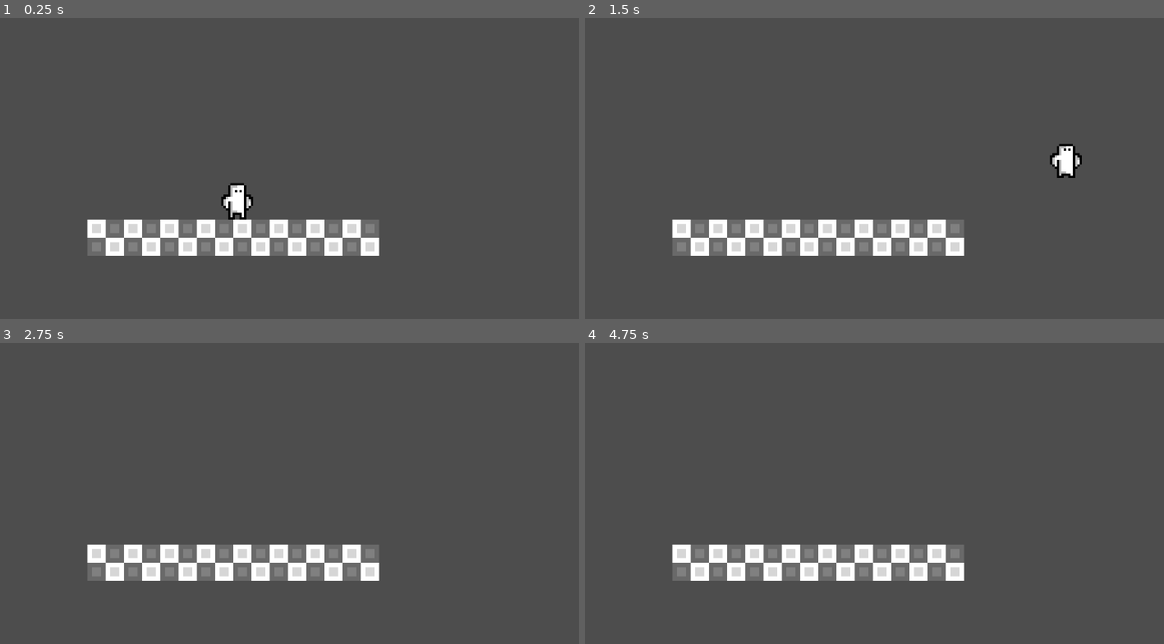
Above: before the commit, frames 1-4 (two rows, left to right).
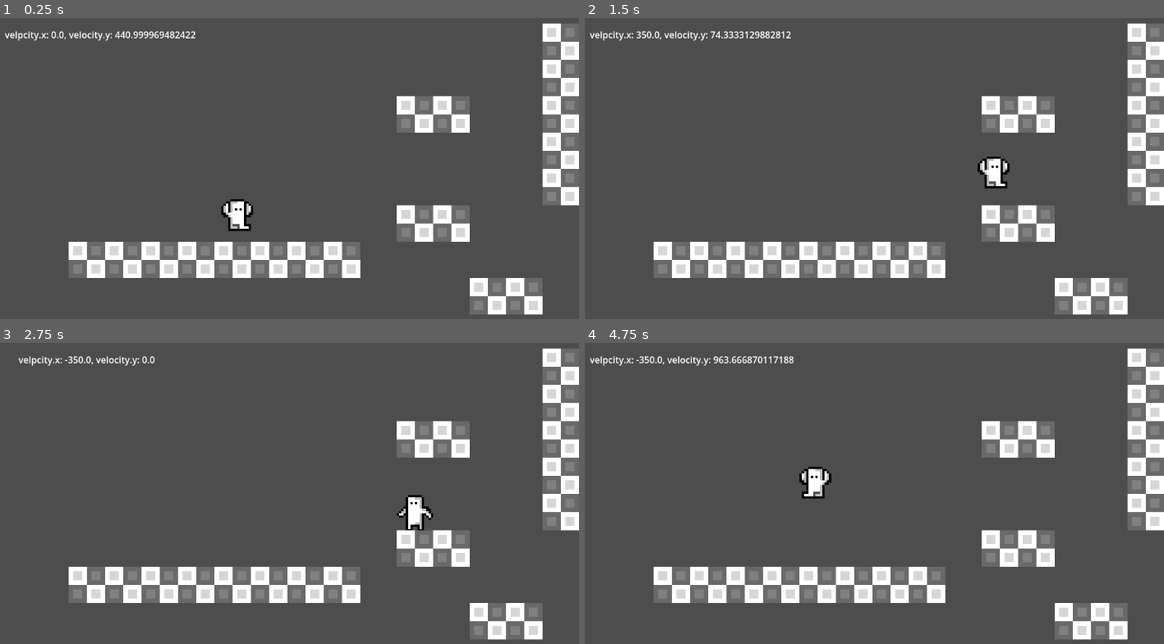
Above: after the commit, the same moments.

Repository: serehin-denis/godot-first-project-ever
Game: Godot game, scene res://world.tscn
The game is run twice, just before and just after one commit, with the same random seed, the same clock (stepped at 60 frames per second) and the same inputs.
Inputs:
- Up to frame 1 (0.25 s): no input
- Up to frame 2 (1.5 s): tap Enter (ui_accept) at 0.5, 0.6, 0.77, 1.07, 1.35 s; hold D (ui_right) from 0.53 s (still down)
- Up to frame 3 (2.75 s): tap Enter (ui_accept) at 1.52, 1.82, 2.1 s; release D (ui_right) at 2.03 s; hold A (ui_left) from 2.03 s (still down)
- Up to frame 4 (4.75 s): release A (ui_left) at 2.78 s; hold D (ui_right) 2.78-4.28 s; tap Enter (ui_accept) at 2.85, 3.02, 3.32, 3.6, 3.77, 4.07, 4.35, 4.52 s; hold A (ui_left) from 4.28 s (still down)

The runs differ from the first frame. In frame 1, 17% of the frame differs, in the area x 0-100%, y 1-99%; in frame 2, 18%; in frame 3, 17%; in frame 4, 17%.

Commit message:
update: new animations and better movement

Diff:
--- a/components/player.gd
+++ /dev/null
@@ -1,34 +0,0 @@
-extends CharacterBody2D
-
-# параметры персонажа
-const SPEED = 450.0
-const JUMP_VELOCITY = -600.0
-const GRAVITY_MULTIPIER = 2.2
-
-#
-func flip_img(direction):
-	if direction > 0: $AnimatedSprite2D.scale.x = 1
-	elif direction < 0: $AnimatedSprite2D.scale.x = -1
-
-func _physics_process(delta: float) -> void:
-	# Add the gravity.
-	if not is_on_floor():
-		if velocity.y > 0: velocity += get_gravity() * delta * GRAVITY_MULTIPIER
-		else: velocity += get_gravity() * delta
-
-
-	# Handle jump.
-	if Input.is_action_just_pressed("ui_accept") and is_on_floor():
-		velocity.y = JUMP_VELOCITY
-	if Input.is_action_just_released("ui_accept") and velocity.y < 0: velocity.y /= 2
-
-	# Get the input direction and handle the movement/deceleration.
-	# As good practice, you should replace UI actions with custom gameplay actions.
-	var direction := Input.get_axis("ui_left", "ui_right")
-	flip_img(velocity.x)
-	if direction:
-		velocity.x = direction * SPEED
-	else:
-		velocity.x = move_toward(velocity.x, 0, SPEED)
-
-	move_and_slide()
--- a/components/player.tscn
+++ b/components/player.tscn
@@ -1,7 +1,10 @@
 [gd_scene format=3 uid="uid://hshbg4rrqljx"]
 
-[ext_resource type="Script" uid="uid://6ok6ni6av8rx" path="res://components/player.gd" id="1_onrkg"]
+[ext_resource type="Script" uid="uid://6ok6ni6av8rx" path="res://scripts/player.gd" id="1_onrkg"]
+[ext_resource type="Texture2D" uid="uid://w1tlaj1x0hlu" path="res://assets/player animations/fall.png" id="2_1kub6"]
 [ext_resource type="Texture2D" uid="uid://sl482wejw4sf" path="res://assets/player animations/idle.png" id="2_51jd6"]
+[ext_resource type="Texture2D" uid="uid://d1hve0ff4b4w0" path="res://assets/player animations/run.png" id="3_uapwn"]
+[ext_resource type="Texture2D" uid="uid://dkdbe03gooiby" path="res://assets/player animations/jump.png" id="4_kuobi"]
 
 [sub_resource type="RectangleShape2D" id="RectangleShape2D_onrkg"]
 size = Vector2(14, 16)
@@ -26,8 +29,48 @@
 atlas = ExtResource("2_51jd6")
 region = Rect2(64, 0, 16, 16)
 
+[sub_resource type="AtlasTexture" id="AtlasTexture_couud"]
+atlas = ExtResource("3_uapwn")
+region = Rect2(0, 0, 16, 17)
+
+[sub_resource type="AtlasTexture" id="AtlasTexture_pir3r"]
+atlas = ExtResource("3_uapwn")
+region = Rect2(16, 0, 16, 17)
+
+[sub_resource type="AtlasTexture" id="AtlasTexture_mm1xv"]
+atlas = ExtResource("3_uapwn")
+region = Rect2(32, 0, 16, 17)
+
+[sub_resource type="AtlasTexture" id="AtlasTexture_qe8hj"]
+atlas = ExtResource("3_uapwn")
+region = Rect2(48, 0, 16, 17)
+
+[sub_resource type="AtlasTexture" id="AtlasTexture_eju5v"]
+atlas = ExtResource("3_uapwn")
+region = Rect2(64, 0, 16, 17)
+
+[sub_resource type="AtlasTexture" id="AtlasTexture_7ta67"]
+atlas = ExtResource("3_uapwn")
+region = Rect2(80, 0, 16, 17)
+
+[sub_resource type="AtlasTexture" id="AtlasTexture_jhk7o"]
+atlas = ExtResource("3_uapwn")
+region = Rect2(96, 0, 16, 17)
+
+[sub_resource type="AtlasTexture" id="AtlasTexture_1wqow"]
+atlas = ExtResource("3_uapwn")
+region = Rect2(112, 0, 16, 17)
+
 [sub_resource type="SpriteFrames" id="SpriteFrames_couud"]
 animations = [{
+"frames": [{
+"duration": 1.0,
+"texture": ExtResource("2_1kub6")
+}],
+"loop": true,
+"name": &"fall",
+"speed": 5.0
+}, {
 "frames": [{
 "duration": 1.0,
 "texture": SubResource("AtlasTexture_uapwn")
@@ -47,6 +90,43 @@
 "loop": true,
 "name": &"idle",
 "speed": 10.0
+}, {
+"frames": [{
+"duration": 1.0,
+"texture": ExtResource("4_kuobi")
+}],
+"loop": true,
+"name": &"jump",
+"speed": 5.0
+}, {
+"frames": [{
+"duration": 0.9,
+"texture": SubResource("AtlasTexture_couud")
+}, {
+"duration": 0.9,
+"texture": SubResource("AtlasTexture_pir3r")
+}, {
+"duration": 0.9,
+"texture": SubResource("AtlasTexture_mm1xv")
+}, {
+"duration": 0.9,
+"texture": SubResource("AtlasTexture_qe8hj")
+}, {
+"duration": 0.9,
+"texture": SubResource("AtlasTexture_eju5v")
+}, {
+"duration": 0.9,
+"texture": SubResource("AtlasTexture_7ta67")
+}, {
+"duration": 0.9,
+"texture": SubResource("AtlasTexture_jhk7o")
+}, {
+"duration": 0.9,
+"texture": SubResource("AtlasTexture_1wqow")
+}],
+"loop": true,
+"name": &"run",
+"speed": 10.0
 }]
 
 [node name="CharacterBody2D" type="CharacterBody2D" unique_id=1899761522]
@@ -60,5 +140,3 @@
 sprite_frames = SubResource("SpriteFrames_couud")
 animation = &"idle"
 autoplay = "idle"
-frame = 4
-frame_progress = 0.65999365
--- /dev/null
+++ b/scripts/player.gd
@@ -0,0 +1,65 @@
+extends CharacterBody2D
+
+const SPEED = 350.0
+const JUMP_VELOCITY = -650.0
+const GRAVITY_MULTIPIER = 2
+const AIR_ACCEL = 30.0
+const DEF_ACCEL = 45
+@export var show_vel: Label
+
+# animations control
+func flip_img(direction):
+	if direction > 0: $AnimatedSprite2D.scale.x = 1
+	elif direction < 0: $AnimatedSprite2D.scale.x = -1
+
+func change_animation():
+	if is_on_floor():
+		if Input.is_action_pressed("ui_left") or Input.is_action_pressed("ui_right"):
+			$AnimatedSprite2D.play("run")
+		else:
+			$AnimatedSprite2D.play("idle")
+	else:
+		if velocity.y >= 0:
+			$AnimatedSprite2D.play("fall")
+		else:
+			$AnimatedSprite2D.play("jump")
+
+# movement
+func _physics_process(delta: float) -> void:
+	# Add the gravity.
+	if not is_on_floor():
+		if velocity.y > 0: velocity += get_gravity() * delta * GRAVITY_MULTIPIER
+		else: velocity += get_gravity() * delta
+
+
+	# Handle jump.
+
+	if Input.is_action_just_pressed("ui_accept") and is_on_floor():
+		velocity.y = JUMP_VELOCITY
+	if Input.is_action_just_released("ui_accept") and velocity.y < 0: velocity.y /= 2
+
+	# Get the input direction and handle the movement/deceleration.
+	# As good practice, you should replace UI actions with custom gameplay actions.
+	var direction = Input.get_axis("ui_left", "ui_right")
+
+	#if direction:
+	#	if is_on_floor():
+	#		velocity.x = direction * SPEED
+	#	else:
+	#		if Input.is_action_just_released("ui_left") or Input.is_action_just_released("ui_right"):
+	#			velocity.x = move_toward(velocity.x, direction * SPEED, 15)
+	#		else:
+	#			velocity.x = direction * SPEED
+	#
+	#else:
+	#	velocity.x = move_toward(velocity.x, 0, SPEED)
+	if is_on_floor():
+		velocity.x = move_toward(velocity.x, direction * SPEED, DEF_ACCEL) if direction else move_toward(velocity.x, 0, SPEED)
+	else:
+		velocity.x = move_toward(velocity.x, direction * SPEED, AIR_ACCEL)
+
+
+	move_and_slide()
+	flip_img(velocity.x)
+	change_animation()
+	show_vel.text = "velpcity.x: %s, velocity.y: %s" % [velocity.x, velocity.y]
--- /dev/null
+++ b/scripts/teleport.gd
@@ -0,0 +1,7 @@
+extends Area2D
+
+@export var out: Marker2D
+
+func _on_body_entered(body: Node2D) -> void:
+	if body.name == "Player" and out != null:
+		body.global_position = out.global_position
--- a/world.tscn
+++ b/world.tscn
@@ -2,45 +2,117 @@
 
 [ext_resource type="PackedScene" uid="uid://chdsw3tlqxcwt" path="res://components/block.tscn" id="1_f3sb7"]
 [ext_resource type="PackedScene" uid="uid://hshbg4rrqljx" path="res://components/player.tscn" id="2_fj7yv"]
+[ext_resource type="Script" uid="uid://vkak3cycxs3q" path="res://scripts/teleport.gd" id="3_tlwt5"]
+
+[sub_resource type="RectangleShape2D" id="RectangleShape2D_fj7yv"]
+size = Vector2(1184, 20)
 
 [node name="world" type="Node2D" unique_id=1004789338]
 
-[node name="CharacterBody2D" parent="." unique_id=1899761522 instance=ExtResource("2_fj7yv")]
+[node name="Player" parent="." unique_id=1899761522 node_paths=PackedStringArray("show_vel") instance=ExtResource("2_fj7yv")]
 position = Vector2(552, 416)
 scale = Vector2(4, 4)
+show_vel = NodePath("../Label")
 
 [node name="platform" type="Node2D" parent="." unique_id=1307931068]
-position = Vector2(288, 512)
+position = Vector2(256, 512)
 scale = Vector2(2, 2)
 
 [node name="StaticBody2D" parent="platform" unique_id=61935357 instance=ExtResource("1_f3sb7")]
-position = Vector2(16.5, -3.5)
+position = Vector2(16, 16)
 scale = Vector2(2, 2)
 
 [node name="StaticBody2D2" parent="platform" unique_id=347556884 instance=ExtResource("1_f3sb7")]
-position = Vector2(48.5, -3.5)
+position = Vector2(48, 16)
 scale = Vector2(2, 2)
 
 [node name="StaticBody2D3" parent="platform" unique_id=426434503 instance=ExtResource("1_f3sb7")]
-position = Vector2(80.5, -3.5)
+position = Vector2(80, 16)
 scale = Vector2(2, 2)
 
 [node name="StaticBody2D4" parent="platform" unique_id=888746064 instance=ExtResource("1_f3sb7")]
-position = Vector2(112.5, -3.5)
+position = Vector2(112, 16)
 scale = Vector2(2, 2)
 
 [node name="StaticBody2D5" parent="platform" unique_id=448759101 instance=ExtResource("1_f3sb7")]
-position = Vector2(208.5, -3.5)
+position = Vector2(208, 16)
 scale = Vector2(2, 2)
 
 [node name="StaticBody2D6" parent="platform" unique_id=1783540578 instance=ExtResource("1_f3sb7")]
-position = Vector2(144.5, -3.5)
+position = Vector2(144, 16)
 scale = Vector2(2, 2)
 
 [node name="StaticBody2D7" parent="platform" unique_id=2005983092 instance=ExtResource("1_f3sb7")]
-position = Vector2(176.5, -3.5)
+position = Vector2(176, 16)
 scale = Vector2(2, 2)
 
 [node name="StaticBody2D8" parent="platform" unique_id=685700738 instance=ExtResource("1_f3sb7")]
-position = Vector2(240.5, -3.5)
+position = Vector2(240, 16)
 scale = Vector2(2, 2)
+
+[node name="StaticBody2D9" parent="platform" unique_id=1842420145 instance=ExtResource("1_f3sb7")]
+position = Vector2(304, -16)
+scale = Vector2(2, 2)
+
+[node name="StaticBody2D18" parent="platform" unique_id=1847581763 instance=ExtResource("1_f3sb7")]
+position = Vector2(304, -112)
+scale = Vector2(2, 2)
+
+[node name="StaticBody2D19" parent="platform" unique_id=1187611497 instance=ExtResource("1_f3sb7")]
+position = Vector2(336, -112)
+scale = Vector2(2, 2)
+
+[node name="StaticBody2D10" parent="platform" unique_id=1767997764 instance=ExtResource("1_f3sb7")]
+position = Vector2(336, -16)
+scale = Vector2(2, 2)
+
+[node name="StaticBody2D11" parent="platform" unique_id=2123611663 instance=ExtResource("1_f3sb7")]
+position = Vector2(432, -48)
+scale = Vector2(2, 2)
+
+[node name="StaticBody2D12" parent="platform" unique_id=73100344 instance=ExtResource("1_f3sb7")]
+position = Vector2(432, -80)
+scale = Vector2(2, 2)
+
+[node name="StaticBody2D13" parent="platform" unique_id=1384804288 instance=ExtResource("1_f3sb7")]
+position = Vector2(432, -112)
+scale = Vector2(2, 2)
+
+[node name="StaticBody2D14" parent="platform" unique_id=549614551 instance=ExtResource("1_f3sb7")]
+position = Vector2(432, -144)
+scale = Vector2(2, 2)
+
+[node name="StaticBody2D15" parent="platform" unique_id=618340212 instance=ExtResource("1_f3sb7")]
+position = Vector2(432, -176)
+scale = Vector2(2, 2)
+
+[node name="StaticBody2D16" parent="platform" unique_id=1615410313 instance=ExtResource("1_f3sb7")]
+position = Vector2(400, 48)
+scale = Vector2(2, 2)
+
+[node name="StaticBody2D17" parent="platform" unique_id=1977622437 instance=ExtResource("1_f3sb7")]
+position = Vector2(368, 48)
+scale = Vector2(2, 2)
+
+[node name="teleport out" type="Marker2D" parent="." unique_id=240030282]
+position = Vector2(552, 336)
+
+[node name="teleport in" type="Area2D" parent="." unique_id=9201424 node_paths=PackedStringArray("out")]
+position = Vector2(568, 720)
+input_pickable = false
+script = ExtResource("3_tlwt5")
+out = NodePath("../teleport out")
+
+[node name="CollisionShape2D" type="CollisionShape2D" parent="teleport in" unique_id=1580818796]
+shape = SubResource("RectangleShape2D_fj7yv")
+
+[node name="Label" type="Label" parent="." unique_id=529264002]
+offset_left = 144.0
+offset_top = 88.0
+offset_right = 432.0
+offset_bottom = 208.0
+text = "vel:"
+horizontal_alignment = 1
+vertical_alignment = 1
+
+[connection signal="body_entered" from="teleport in" to="teleport in" method="_on_body_entered"]
Binary file added: assets/player animations/fall.png
Not shown, added: assets/player animations/fall.png.import
Binary file added: assets/player animations/jump.png
Not shown, added: assets/player animations/jump.png.import
Renamed: components/player.gd.uid -> scripts/player.gd.uid
Not shown, added: scripts/teleport.gd.uid
